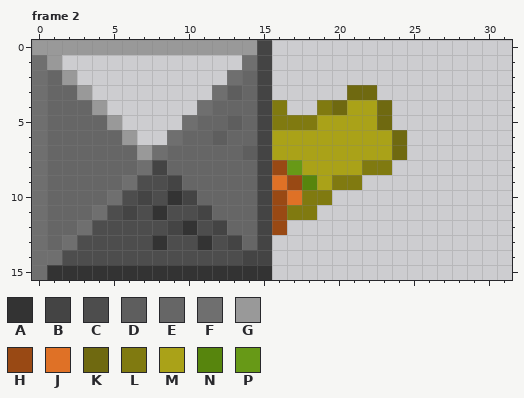
Edited in one commit: pixel-art file (Aesprites/milestone.aseprite). Above is the file before it was changed.
32x16 pixels, 10 frames. Shown: frame 2. The commit also changed other frames, which this record leaves out.
Palette (. is transparent): A #333333  B #444444  C #4d4d4d  D #5e5e5e  E #666666  F #6f6f6f  G #999999  H #994914  J #df7126  K #6f6910  L #807a10  M #aaa218  N #57850d  P #679917
Pixels before, frame 2, first column x 0:
 0 GGGGGGGGGGGGGGGB.........
 1 FG............FB.........
 2 FEG..........FEB.........
 3 FEEG........FDEB.....KK..
 4 FEEEG......FEEEBL..LKMMK.
 5 FEEEEG....FEEDEBLLLMMMMK.
 6 FEEEEEG..FEEDEEBMMMMMMMMK
 7 FEEEEEEGFEEEEEDBMMMMMMMMK
 8 FEEEEEEFBEEEEEEBHPMMMMLL.
 9 FEEEEEFCCBEEEEEBJHNMLL...
10 FEEEEFCBCABEEEEBHJLL.....
11 FEEEFCBCACCBEEEBHLL......
12 FEEFCCCCCBACBEEBH........
13 FEFCCCCCACCACBEB.........
14 FFCCCCCCCCCCCCBB.........
15 FAAAAAAAAAAAAAAA.........
New version:
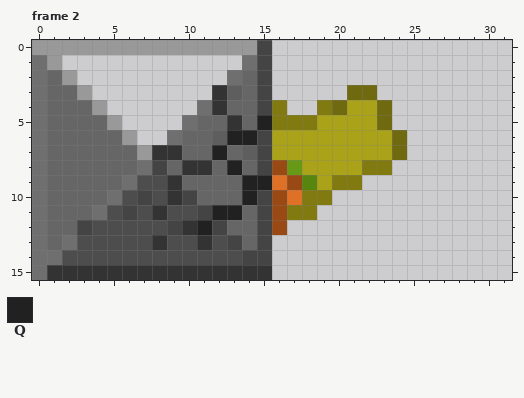
Colours new in this view: Q #212122
Diff:
{"where": "frame 2"}
{"frame":2,"y":3,"x":12,"old":"F","new":"A"}
{"frame":2,"y":4,"x":12,"old":"E","new":"A"}
{"frame":2,"y":5,"x":13,"old":"D","new":"A"}
{"frame":2,"y":5,"x":15,"old":"B","new":"Q"}
{"frame":2,"y":6,"x":13,"old":"EE","new":"QQ"}
{"frame":2,"y":7,"x":8,"old":"FE","new":"AA"}
{"frame":2,"y":7,"x":12,"old":"E","new":"Q"}
{"frame":2,"y":8,"x":10,"old":"EE","new":"AA"}
{"frame":2,"y":8,"x":13,"old":"E","new":"Q"}
{"frame":2,"y":9,"x":9,"old":"B","new":"A"}
{"frame":2,"y":9,"x":14,"old":"EB","new":"QQ"}
{"frame":2,"y":10,"x":14,"old":"E","new":"Q"}
{"frame":2,"y":11,"x":12,"old":"EE","new":"QQ"}
{"frame":2,"y":12,"x":3,"old":"F","new":"B"}
{"frame":2,"y":12,"x":11,"old":"C","new":"Q"}
